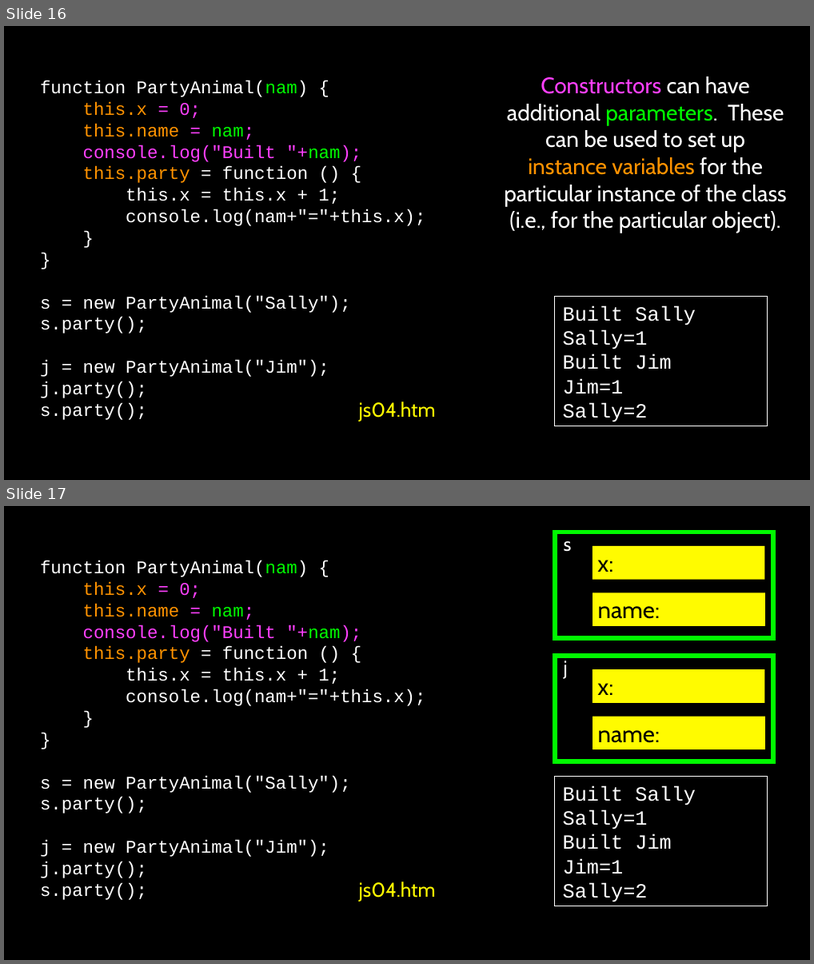
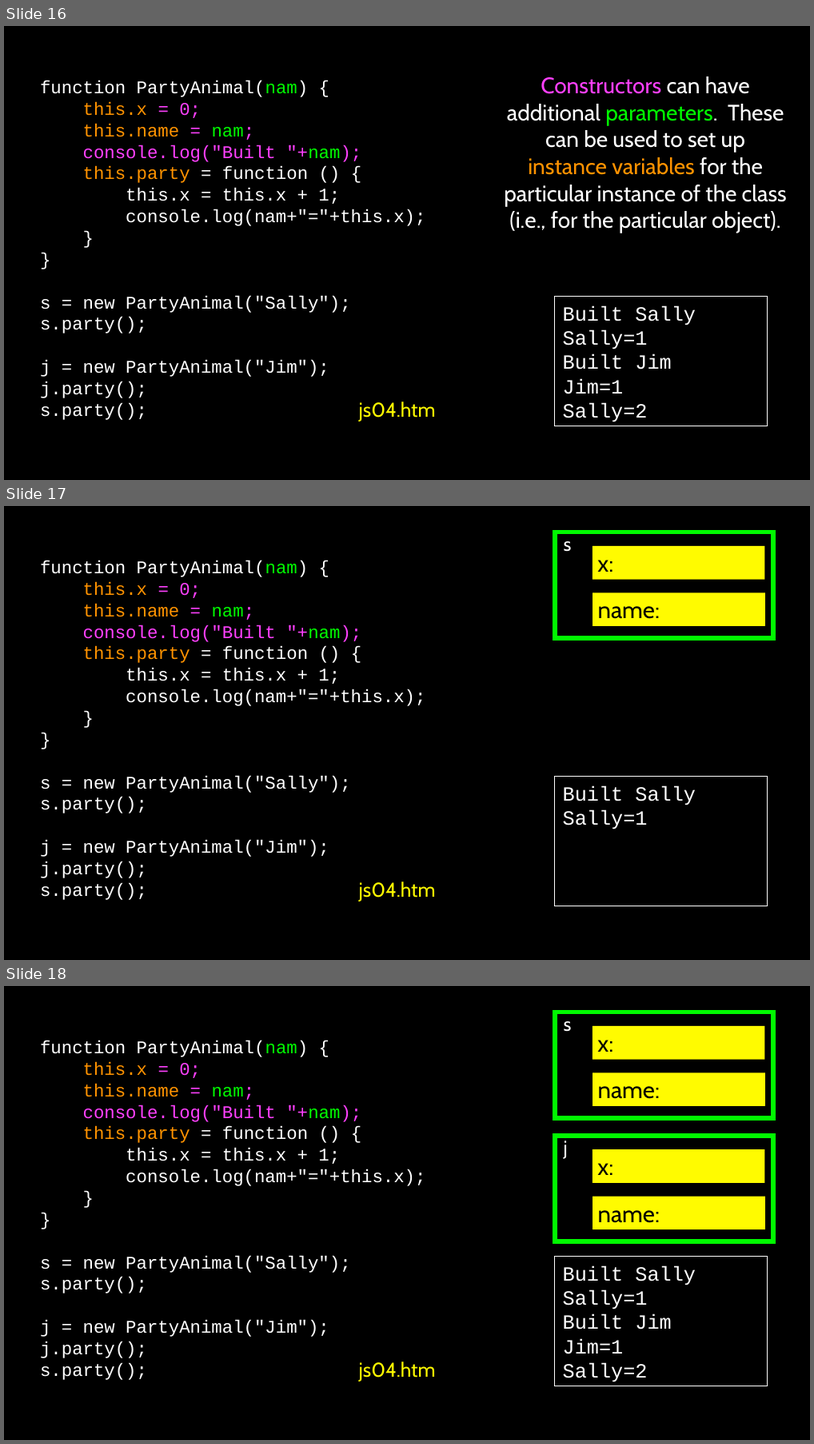
Before and after one commit to csev/dj4e, a slide deck: lectures/JS-02-JavaScript-Objects.ppt. Shown one above the other, each under a label of ours: slides 16 and 17 before the commit, slides 16, 17 and 18 after it. The pictures are 814x964 and 814x1444 pixels, drawn with LibreOffice and Linux fonts; fonts in the diff are those of the drawing. Boxes give left, top, right and bottom in pixels: in the first picture for what was removed or moved away, otherwise in the second. Text is boxed around its words. In the diff, an @@ line names an element or a change of style, - is before the commit and + after.

```diff
--- a/lectures/JS-02-JavaScript-Objects.ppt
+++ b/lectures/JS-02-JavaScript-Objects.ppt
@@ slide 17 added at [4,506,810,960], background #000000; not listed: 1 template element that a slide beside it also shows @@
@@ free added at [38,544,478,912], 16 pt, text #FFFFFF @@
+function PartyAnimal(nam) {
+this.x = 0;
+this.name = nam;
+console.log("Built "+nam);
+this.party = function () {
+this.x = this.x + 1;
+console.log(nam+"="+this.x);
+}
+}
+s = new PartyAnimal("Sally");
+s.party();
+j = new PartyAnimal("Jim");
+j.party();
+s.party();
@@ freeform shape added at [554,532,774,637], outline #00F900 4 pt, 17 pt, text #FFFFFF @@
+s
@@ freeform shape added at [593,545,766,579], fill #FFFB00, 21 pt, text #000000 @@
+x:
@@ freeform shape added at [593,592,766,625], fill #FFFB00, 21 pt, text #000000 @@
+name:
@@ rectangle added at [554,776,768,905], outline #FFFFFF 0.74 pt, 18 pt, text #FFFFFF @@
+Built Sally
+Sally=1
@@ free added at [353,874,441,907], 17.9 pt, text #FFFB00 @@
+js04.htm
@@ what was slide 17 is now slide 18 @@
```
Also in this commit, not shown: 1 other file.
